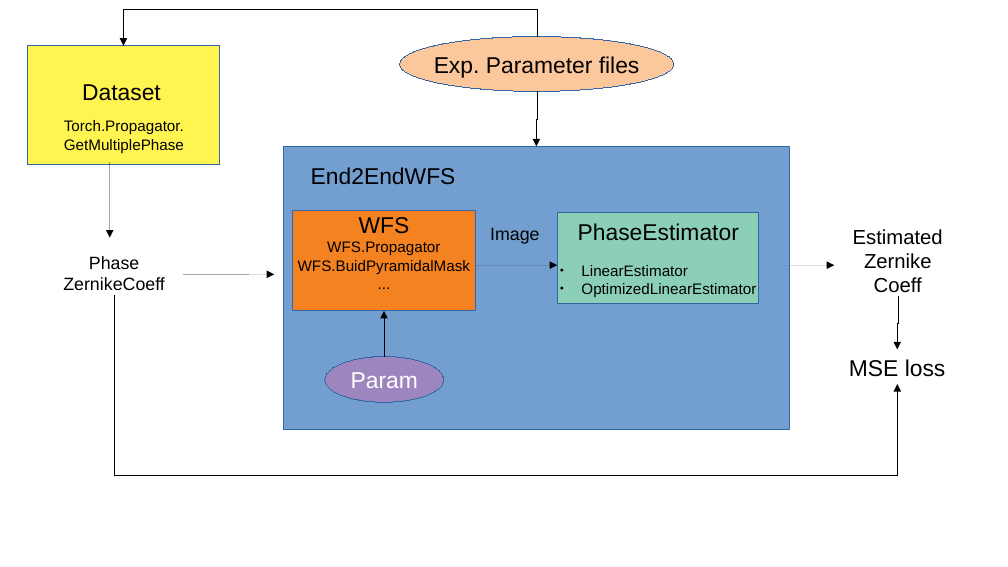
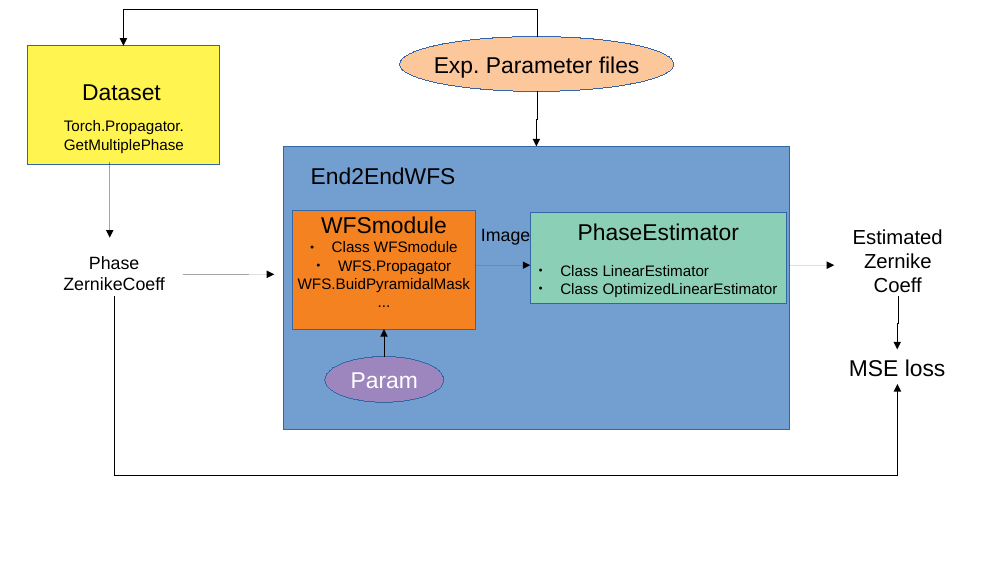
Before and after one commit to ftoyarzun/AI4AO, a slide deck: slide 1 of Images/Pipeline.odp. Drawn at 1008x567 pixels with LibreOffice and Linux fonts; fonts in the diff are those of the drawing. Boxes give left, top, right and bottom in pixels: in the first picture for what was removed or moved away, otherwise in the second. Text is boxed around its words. In the diff, an @@ line names an element or a change of style, - is before the commit and + after.

```diff
--- a/Images/Pipeline.odp
+++ b/Images/Pipeline.odp
@@ rectangle "WFSmodule": place and size @@
-rectangle "WFSmodule" at (293,210,476,311)
+rectangle "WFSmodule" at (293,210,476,329)
@@ text in rectangle at (321,216,458,252): text changed; size 18 to 12 pt @@
-WFS
+WFSmodule
+● Class WFSmodule
@@ text "Image": place and size @@
-text "Image" at (490,227,539,244)
+text "Image" at (481,228,530,245)
@@ rectangle "PhaseEstimator": place and size @@
-rectangle "PhaseEstimator" at (558,212,759,304)
+rectangle "PhaseEstimator" at (531,212,787,304)
@@ text in rectangle at (338,260,451,274): bullet none to ● @@
@@ arrow moved from (476, 265) - (557, 265) to (476, 265) - (531, 265) @@
@@ text in rectangle at (560,265,778,297): text changed @@
-● LinearEstimator
-● OptimizedLinearEstimator
+● Class LinearEstimator
+● Class OptimizedLinearEstimator
@@ elbow arrow moved from (384, 357) - (384, 311) to (384, 357) - (384, 329) @@
```
Also in this commit, not shown: 7 other files.
